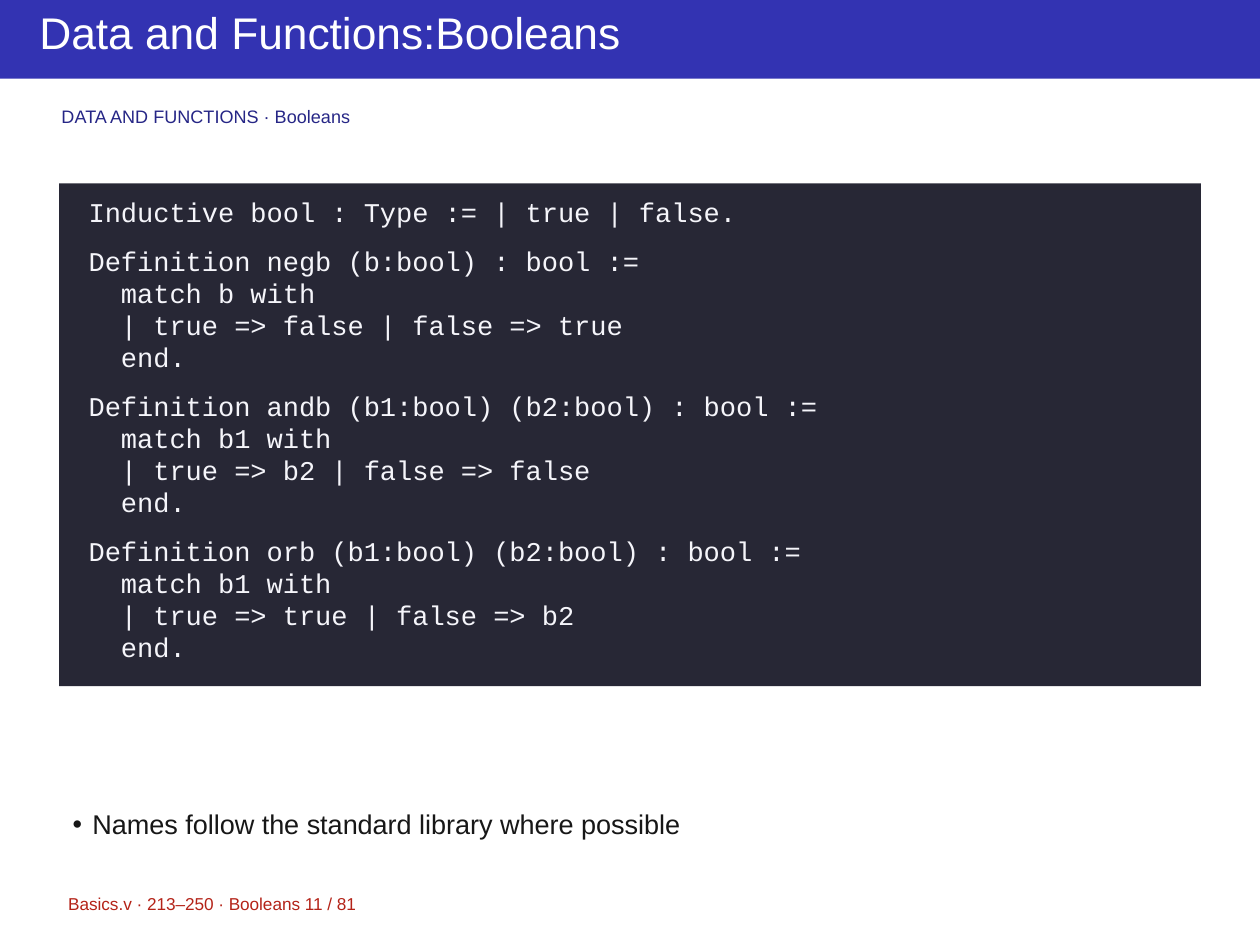
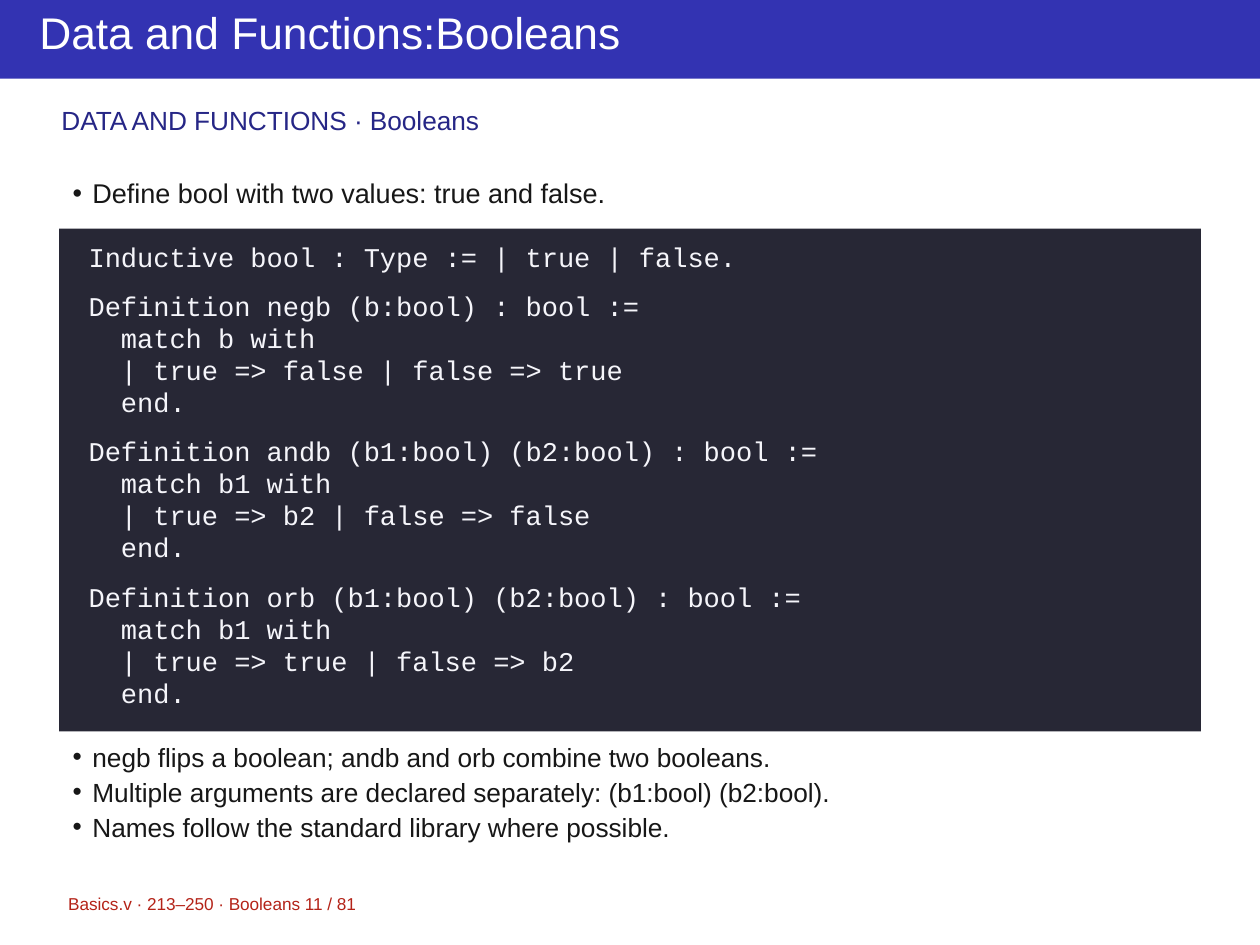
Before and after one commit to yuanruizhang5a/ppt-master, a slide deck: slide 11 of projects/course-rocq/Basics-2.pptx. Drawn at 1260x945 pixels with LibreOffice and Linux fonts; fonts in the diff are those of the drawing. Boxes give left, top, right and bottom in pixels: in the first picture for what was removed or moved away, otherwise in the second. Text is boxed around its words. In the diff, an @@ line names an element or a change of style, - is before the commit and + after.

```diff
--- a/projects/course-rocq/Basics-2.pptx
+++ b/projects/course-rocq/Basics-2.pptx
@@ text "DATA AND FUNCTIONS · Booleans" at [61, 111, 479, 131]: size 11 to 16 pt; line spacing 12.1pt to 17.6pt @@
@@ text added at [92, 183, 605, 204], 16.5 pt, text #171717 @@
+• Define bool with two values: true and false.
@@ rectangle: place and size @@
-rectangle at [59, 183, 1201, 686]
+rectangle at [59, 228, 1201, 731]
@@ text "Inductive bool : Type := ...": place and size @@
-text "Inductive bool : Type := ..." at [89, 203, 769, 658]
+text "Inductive bool : Type := ..." at [89, 248, 769, 704]
@@ text at [92, 748, 830, 843]: text changed; size 16.5 to 16 pt @@
-• Names follow the standard library where possible
+• negb flips a boolean; andb and orb combine two booleans.
+• Multiple arguments are declared separately: (b1:bool) (b2:bool).
+• Names follow the standard library where possible.
```
Also in this commit, not shown: 80 other slides changed, 7 other files.
